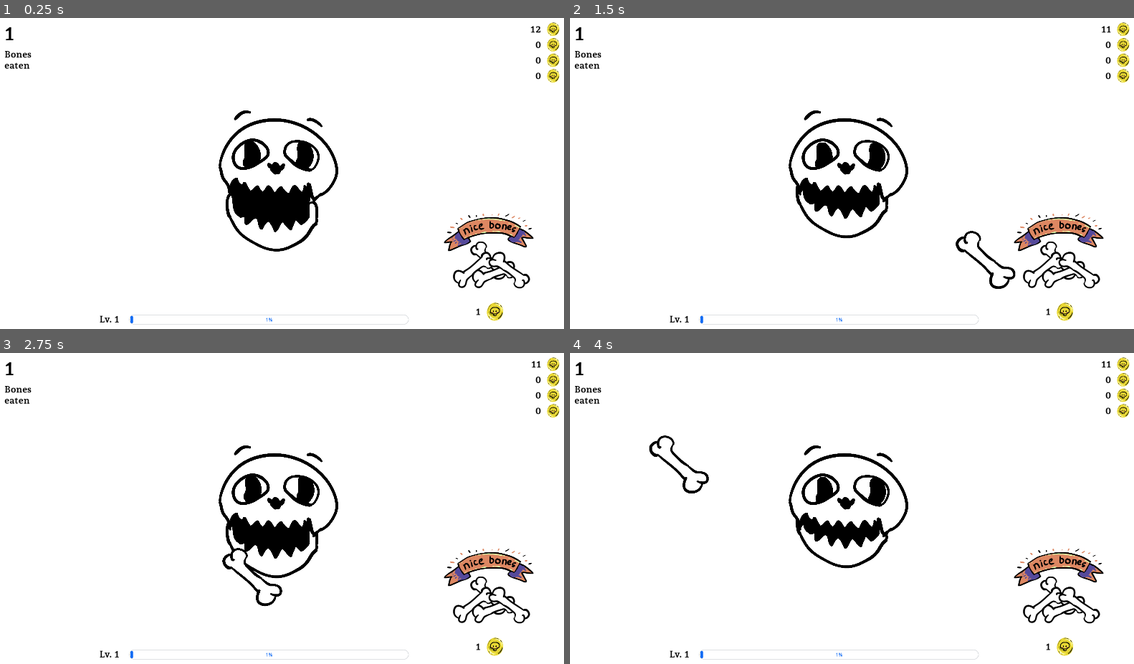
Above: before the commit, frames 1-4 (two rows, left to right).
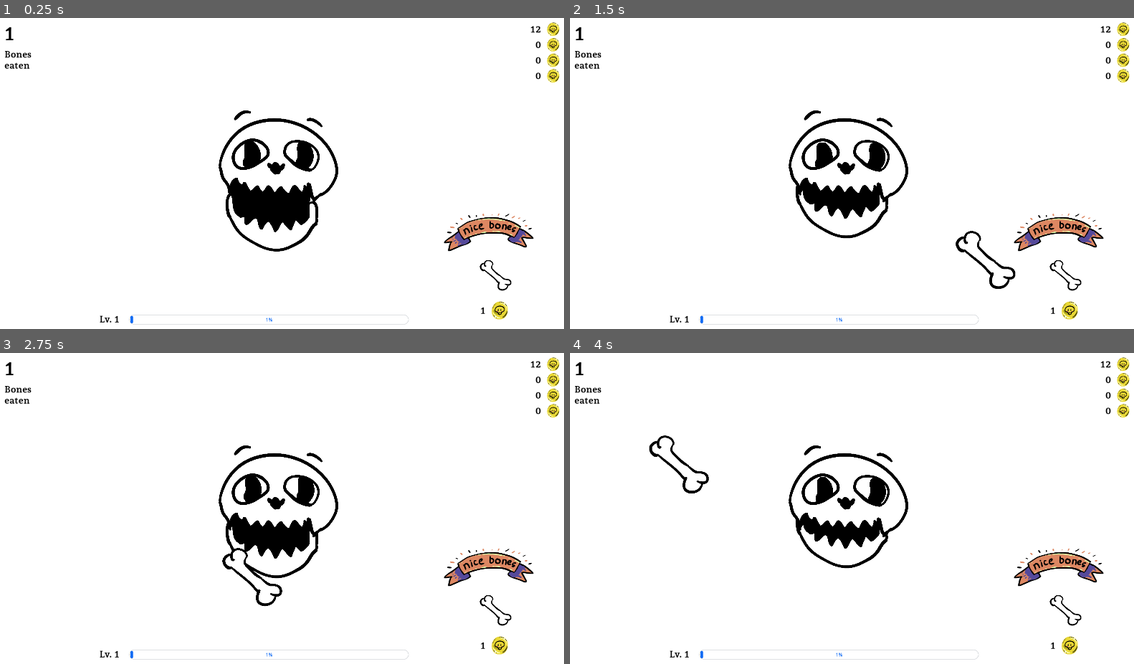
Above: after the commit, the same moments.

Repository: yaosamo/hungry-skull
Game: Godot game, scene res://Scenes/main.tscn
The game is run twice, just before and just after one commit, with the same random seed, the same clock (stepped at 60 frames per second) and the same inputs.
Inputs (mouse positions are in pixels of both pictures, inside the frame that each line leads up to):
- Up to frame 1 (0.25 s): no input
- Up to frame 2 (1.5 s): tap Enter at 0.5 s; drag from (1060, 263) to (908, 108) at 0.52 s; tap Space at 1.25 s; drag from (1066, 269) to (823, 241) at 1.27 s
- Up to frame 3 (2.75 s): tap Enter at 2 s; move the mouse to (338, 443) at 2.02 s; click (338, 443) at 2.17 s
- Up to frame 4 (4 s): tap Space at 2.75 s; drag from (823, 576) to (677, 464) at 2.77 s; tap Enter at 3.5 s; move the mouse to (1021, 561) at 3.52 s; click (1021, 561) at 3.67 s

The runs differ from the first frame. In frame 1, 0.7% of the frame differs, in the area x 80-95%, y 71-98%; in frame 2, 0.7%, in the area x 80-96%, y 2-98%; in frame 3, 0.7%; in frame 4, 0.7%.

Commit message:
some people would call this a progress

Diff:
--- a/Scenes/bonepile.tscn
+++ b/Scenes/bonepile.tscn
@@ -1,8 +1,8 @@
 [gd_scene load_steps=6 format=3 uid="uid://byquqwh421h14"]
 
 [ext_resource type="Script" path="res://Scripts/pile.gd" id="1_ut2sl"]
-[ext_resource type="Texture2D" uid="uid://b5m8nekykymat" path="res://assets/300w/pile.png" id="2_0beck"]
 [ext_resource type="Theme" uid="uid://dlmwqu4m1x0vh" path="res://theme.tres" id="3_k6v5b"]
+[ext_resource type="Texture2D" uid="uid://bku4wgvmbjkwk" path="res://assets/1000w/bone100.png" id="3_nedhw"]
 [ext_resource type="Texture2D" uid="uid://cqklepucr42mv" path="res://assets/300w/coin.png" id="4_gn87c"]
 [ext_resource type="Texture2D" uid="uid://dcqspsudpcqhh" path="res://assets/300w/pile_label.png" id="5_bouo3"]
 
@@ -16,40 +16,99 @@
 offset_bottom = 954.0
 script = ExtResource("1_ut2sl")
 
-[node name="Pile" type="Sprite2D" parent="."]
-position = Vector2(208, 152)
-scale = Vector2(0.7, 0.7)
-texture = ExtResource("2_0beck")
+[node name="PileLabel" type="Sprite2D" parent="."]
+position = Vector2(200, 22)
+scale = Vector2(0.5, 0.5)
+texture = ExtResource("5_bouo3")
 
-[node name="price" type="HBoxContainer" parent="."]
+[node name="HBoxContainer" type="HBoxContainer" parent="."]
+layout_mode = 0
+offset_left = 96.0
+offset_top = 78.0
+offset_right = 345.0
+offset_bottom = 316.0
+theme_override_constants/separation = 50
+
+[node name="regularBone" type="VBoxContainer" parent="HBoxContainer"]
+layout_mode = 2
+size_flags_horizontal = 6
+
+[node name="HBoxContainer" type="HBoxContainer" parent="HBoxContainer/regularBone"]
+layout_mode = 2
+size_flags_vertical = 3
+
+[node name="Control" type="Control" parent="HBoxContainer/regularBone/HBoxContainer"]
+layout_mode = 2
+
+[node name="Bone100" type="Sprite2D" parent="HBoxContainer/regularBone/HBoxContainer/Control"]
+position = Vector2(51, 88)
+scale = Vector2(0.105684, 0.105684)
+texture = ExtResource("3_nedhw")
+
+[node name="price" type="HBoxContainer" parent="HBoxContainer/regularBone"]
 auto_translate_mode = 1
-offset_left = 152.0
-offset_top = 256.0
-offset_right = 253.0
-offset_bottom = 320.0
+layout_mode = 2
 theme = ExtResource("3_k6v5b")
 theme_override_constants/separation = 16
 alignment = 2
-metadata/_edit_group_ = true
 
-[node name="val_price" type="Label" parent="price"]
+[node name="val_price" type="Label" parent="HBoxContainer/regularBone/price"]
 auto_translate_mode = 1
 layout_mode = 2
 theme = ExtResource("3_k6v5b")
 text = "1"
 
-[node name="container" type="Control" parent="price"]
+[node name="container" type="Control" parent="HBoxContainer/regularBone/price"]
 auto_translate_mode = 1
 clip_contents = true
 custom_minimum_size = Vector2(64, 64)
 layout_mode = 2
 
-[node name="Coin" type="Sprite2D" parent="price/container"]
+[node name="Coin" type="Sprite2D" parent="HBoxContainer/regularBone/price/container"]
 position = Vector2(32, 32)
 scale = Vector2(0.2, 0.2)
 texture = ExtResource("4_gn87c")
 
-[node name="PileLabel" type="Sprite2D" parent="."]
-position = Vector2(200, 22)
-scale = Vector2(0.5, 0.5)
-texture = ExtResource("5_bouo3")
+[node name="superBone" type="VBoxContainer" parent="HBoxContainer"]
+auto_translate_mode = 1
+visible = false
+layout_mode = 2
+size_flags_horizontal = 0
+
+[node name="HBoxContainer" type="HBoxContainer" parent="HBoxContainer/superBone"]
+auto_translate_mode = 1
+layout_mode = 2
+size_flags_vertical = 3
+
+[node name="Control" type="Control" parent="HBoxContainer/superBone/HBoxContainer"]
+auto_translate_mode = 1
+layout_mode = 2
+
+[node name="Bone100" type="Sprite2D" parent="HBoxContainer/superBone/HBoxContainer/Control"]
+position = Vector2(49, 82)
+scale = Vector2(0.105684, 0.105684)
+texture = ExtResource("3_nedhw")
+
+[node name="price" type="HBoxContainer" parent="HBoxContainer/superBone"]
+auto_translate_mode = 1
+layout_mode = 2
+theme = ExtResource("3_k6v5b")
+theme_override_constants/separation = 16
+alignment = 2
+
+[node name="val_price" type="Label" parent="HBoxContainer/superBone/price"]
+auto_translate_mode = 1
+layout_mode = 2
+theme = ExtResource("3_k6v5b")
+text = "1"
+
+[node name="container" type="Control" parent="HBoxContainer/superBone/price"]
+auto_translate_mode = 1
+clip_contents = true
+custom_minimum_size = Vector2(64, 64)
+layout_mode = 2
+
+[node name="Coin" type="Sprite2D" parent="HBoxContainer/superBone/price/container"]
+position = Vector2(32, 32)
+scale = Vector2(0.2, 0.2)
+texture = ExtResource("4_gn87c")
--- a/Scenes/main.tscn
+++ b/Scenes/main.tscn
@@ -173,14 +173,17 @@
 
 [node name="Stats" parent="." instance=ExtResource("15_pk7de")]
 
-[node name="Audio" type="AudioStreamPlayer" parent="."]
+[node name="Bg" type="AudioStreamPlayer" parent="."]
 stream = ExtResource("13_sm6b8")
-volume_db = -10.805
+volume_db = 0.61
 autoplay = true
 mix_target = 2
 parameters/looping = true
 
 [node name="Talk" type="AudioStreamPlayer" parent="."]
 stream = ExtResource("14_x707x")
-volume_db = 12.683
 mix_target = 2
+
+[node name="SFX" type="AudioStreamPlayer" parent="."]
+stream = ExtResource("14_x707x")
+mix_target = 2
--- a/Scenes/resources.gd
+++ b/Scenes/resources.gd
@@ -9,10 +9,10 @@
 # Called every frame. 'delta' is the elapsed time since the previous frame.
 func _process(delta: float) -> void:
 
-	%labelCoin.text = str(format(state.COIN))
-	%labelEmerald.text = str(state.EMERALD)
-	%labelRuby.text = str(state.RUBY)
-	%labelSapphire.text = str(state.SAPPHIRE)
+	%labelCoin.text = str(format(state.r[state.tres.COIN]))
+	%labelEmerald.text = str(state.r[state.tres.EMERALD])
+	%labelRuby.text = str(state.r[state.tres.RUBY])
+	%labelSapphire.text = str(state.r[state.tres.SAPPHIRE])
 
 	pass
 # Oleh's magic
--- a/Scripts/bone_100.gd
+++ b/Scripts/bone_100.gd
@@ -2,7 +2,6 @@
 
 var dragging := false
 var mouseoffset : Vector2
-
 
 #prices
 var bonebaseprice := 10
--- a/Scripts/game_state.gd
+++ b/Scripts/game_state.gd
@@ -1,5 +1,5 @@
 extends Node
-enum tres { DIAMOND, EMERALD, RUBY, SAPPHIRE, PEARL, QUARTZ, COIN }
+enum tres { COIN, DIAMOND, EMERALD, RUBY, SAPPHIRE, PEARL, QUARTZ }
 
 var COIN := 10
 var EMERALD := 0
@@ -10,8 +10,20 @@
 var DIAMOND := 0
 var boneseaten := 0
 
+var r : Dictionary = {
+	tres.COIN : 10,
+	tres.EMERALD : 0,
+	tres.RUBY : 0,
+	tres.SAPPHIRE : 0,
+	tres.PEARL : 0,
+	tres.QUARTZ : 0,
+	tres.DIAMOND : 0
+	}
+var raredrop:= 0.1
+
 # Called when the node enters the scene tree for the first time.
 func _ready() -> void:
+
 	pass # Replace with function body.
 
 
--- a/Scripts/main.gd
+++ b/Scripts/main.gd
@@ -1,7 +1,4 @@
 extends Node2D
-
-var expnotgiven := true
-
 
 var exp := 0.0
 var lvl := 1
@@ -25,11 +22,8 @@
 		lvl += 1
 		$labelLv.text = str("Lv. ", lvl)
 		exp = 0
-		$Talk.stream = load("res://Audio/lvlup1.mp3")
-		$Talk.play()
+		$SFX.stream = load("res://Audio/lvlup1.mp3")
+		$SFX.play()
 		$lvlup.visible = true
 		$lvlup/anima.play("levelup")
-
-	if !$Talk.playing:
-		$lvlup.visible = false
 pass
--- a/Scripts/skull.gd
+++ b/Scripts/skull.gd
@@ -19,7 +19,6 @@
 
 # Called every frame. 'delta' is the elapsed time since the previous frame.
 func _process(delta: float) -> void:
-
 	#matematika
 	var mouseGlobalpos : Vector2 = get_parent().get_global_mouse_position()
 	var expanentaEyes := 1 / exp(distance*0.00005)
@@ -74,10 +73,7 @@
 	state.boneseaten += 1
 	var expcalc:= pow(0.99, state.boneseaten)*state.boneseaten
 	get_parent().exp += expcalc
-	print_debug("pow(0.95, lvl+coins) ", expcalc)
-	#expnotgiven = false
-	#$Talk.stream = $PileC.nicebone
-	#$Talk.play()
+
 
 
 func spawnParticles():
@@ -92,10 +88,10 @@
 		)
 
 
-func imLucky(dropitem : float) -> bool:
-	var probability : = 0.1 # 10%
+func imLucky(dropitem : float = 0.1) -> bool:
+	# dropitem 0.1 = 10% chance
 	var randf = randf()
-	if randf <= probability:
+	if randf <= dropitem:
 		return true
 	else:
 		return false
@@ -104,15 +100,27 @@
 func spawnTreasure():
 	var capcoins := 10
 	var mincoins := 1
+	var dropamount := 0
 
-	if imLucky(0.1):
-		print_debug("I'm lucky!")
+	if imLucky():
+		print_debug("I'm lucky! for coins")
 		capcoins = 100
 		mincoins = 50
 
-	var coinsdropped := randi_range(mincoins, capcoins)
-	state.COIN += coinsdropped
-	for i in coinsdropped:
+	dropamount = randi_range(mincoins, capcoins)
+	state.r[state.tres.COIN] += dropamount
+	for i in dropamount:
 		get_parent().get_node("coin").emit_particle(Transform2D(0, mouthPos), Vector2.ZERO, Color.RED, Color.TRANSPARENT,
 		GPUParticles2D.EMIT_FLAG_POSITION
 		)
+
+	if imLucky(state.raredrop):
+		var random_item = state.r.keys().pick_random()
+		dropamount = randi_range(1, 10)
+		state.r[random_item] += dropamount
+		print_debug("I'm lucky for RARE DROP!", state.r[random_item])
+
+		for i in dropamount:
+			get_parent().get_node("coin").emit_particle(Transform2D(0, mouthPos), Vector2.ZERO, Color.RED, Color.TRANSPARENT,
+			GPUParticles2D.EMIT_FLAG_POSITION
+			)
Not shown, added: Scenes/sku20AC.tmp
Not shown, added: Scenes/sku3618.tmp
Not shown, added: Scenes/skuEC7C.tmp
Not shown, added: Scenes/skuF530.tmp
Not shown, added: Scenes/skuFBFE.tmp
